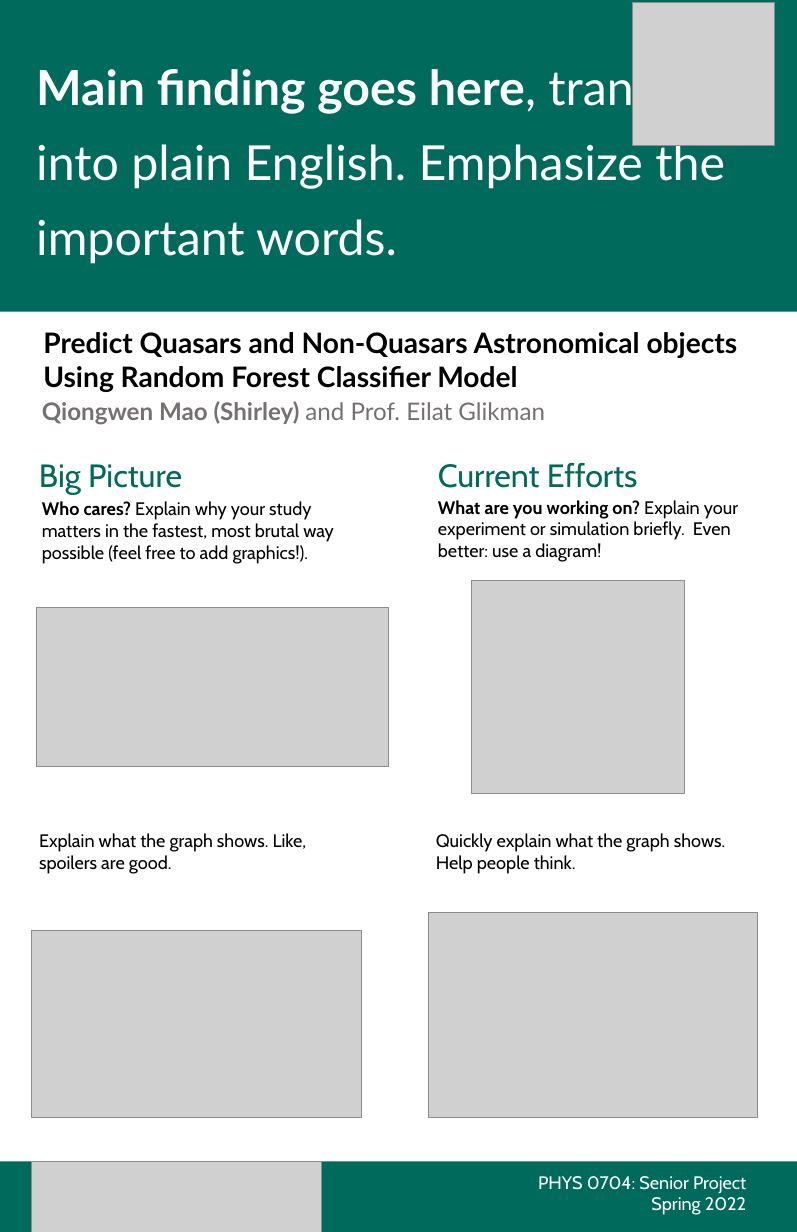
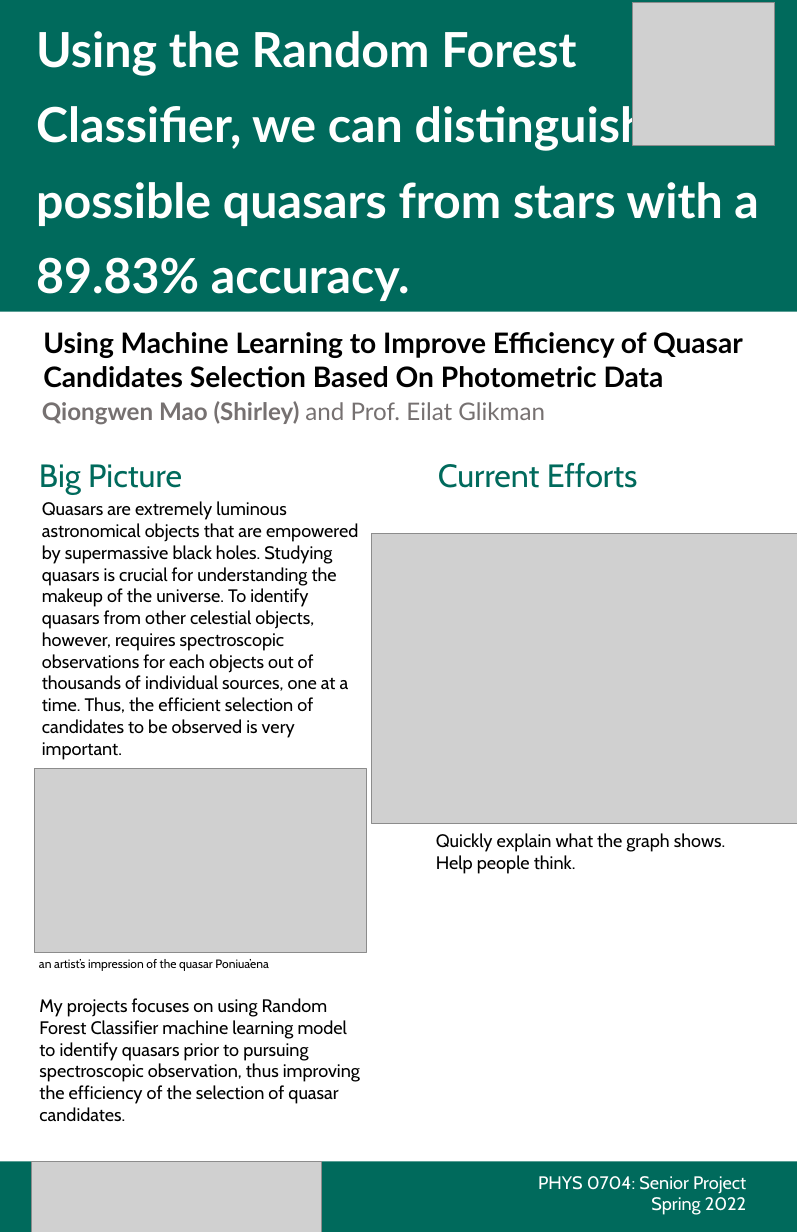
Before and after one commit to qmao520/phys704, a slide deck: slide 1 of poster/poster_rough.pptx. Drawn at 797x1232 pixels with LibreOffice and Linux fonts; fonts in the diff are those of the drawing; grey boxes stand for pictures. Boxes give left, top, right and bottom in pixels: in the first picture for what was removed or moved away, otherwise in the second. Text is boxed around its words. In the diff, an @@ line names an element or a change of style, - is before the commit and + after.

```diff
--- a/poster/poster_rough.pptx
+++ b/poster/poster_rough.pptx
@@ text in rectangle at <box>36,31,758,301</box>: text changed; bold on @@
-Main finding goes here, translated into plain English. Emphasize the important words.
+Using the Random Forest Classifier, we can distinguish possible quasars from stars with a 89.83% accuracy.
@@ text at <box>43,332,743,388</box>: text changed @@
-Predict Quasars and Non-Quasars Astronomical objects Using Random Forest Classifier Model
+Using Machine Learning to Improve Efficiency of Quasar Candidates Selection Based On Photometric Data
@@ text at <box>42,501,358,760</box>: text changed @@
-Who cares? Explain why your study matters in the fastest, most brutal way possible (feel free to add graphics!).
+Quasars are extremely luminous astronomical objects that are empowered by supermassive black holes. Studying quasars is crucial for understanding the makeup of the universe. To identify quasars from other celestial objects, however, requires spectroscopic observations for each objects out of thousands of individual sources, one at a time. Thus, the efficient selection of candidates to be observed is very important.
@@ text removed at <box>438,500,738,562</box> @@
-What are you working on? Explain your experiment or simulation briefly. Even better: use a diagram!
@@ picture added at <box>372,534,797,824</box> @@
@@ picture removed at <box>472,580,684,793</box> @@
@@ picture removed at <box>36,607,388,766</box> @@
@@ picture added at <box>35,769,366,952</box> @@
@@ text removed at <box>39,833,307,874</box> @@
-Explain what the graph shows. Like, spoilers are good.
@@ picture removed at <box>429,912,758,1117</box> @@
@@ picture removed at <box>32,930,361,1117</box> @@
@@ text added at <box>39,959,269,971</box>, 12 pt, text #000000 @@
+an artist’s impression of the quasar Poniua’ena
@@ text added at <box>39,998,360,1122</box>, 18 pt, text #000000 @@
+My projects focuses on using Random Forest Classifier machine learning model to identify quasars prior to pursuing spectroscopic observation, thus improving the efficiency of the selection of quasar candidates.
```
Also in this commit, not shown: 5 other files.
